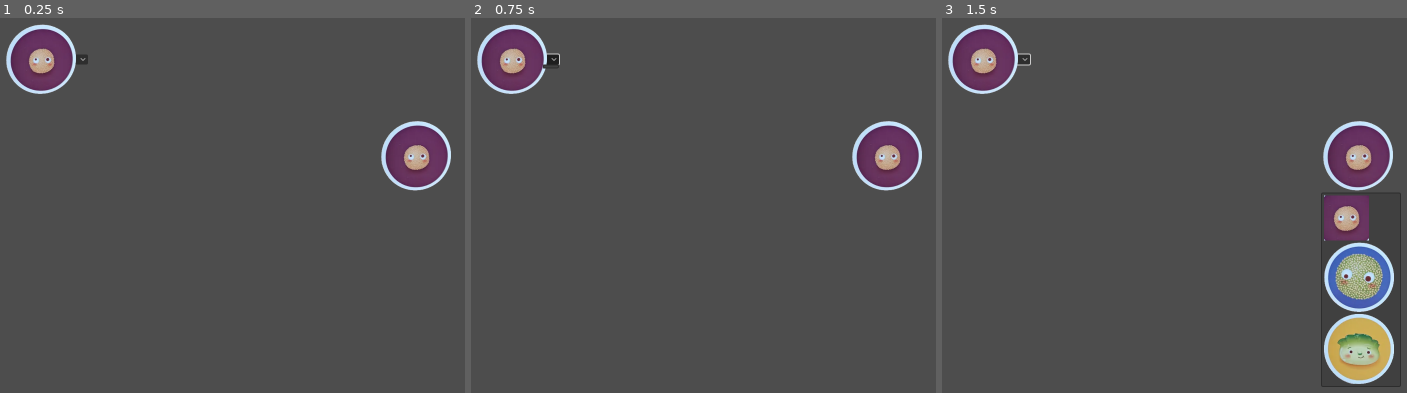
Above: before the commit, frames 1-3 (left to right).
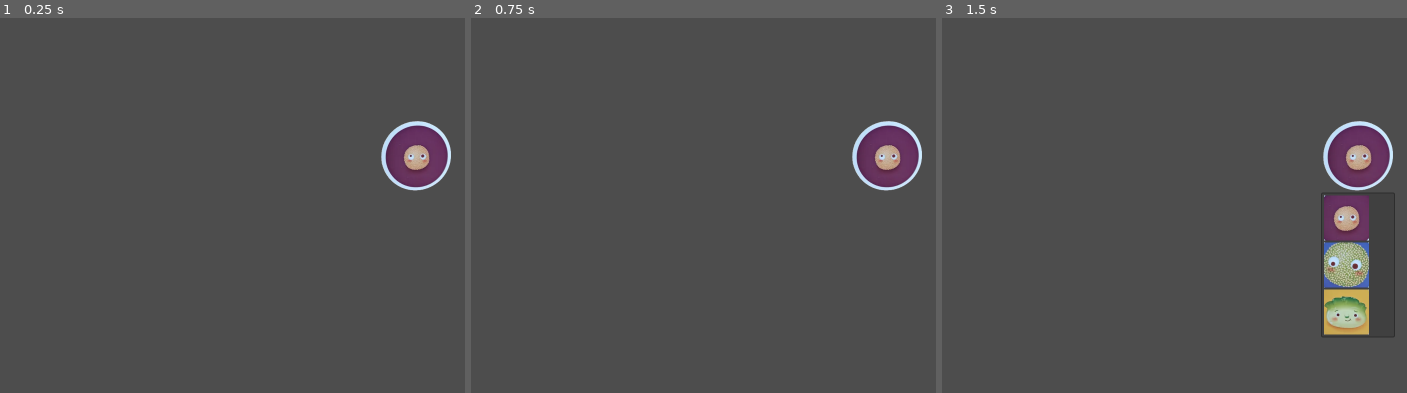
Above: after the commit, the same moments.

Repository: BrandonChang1/CPSC481AIsushidimsum
Game: Godot game, scene res://main.tscn
Same seed, same stepped clock (60 frames per second), same inputs: the game is played once before the commit and once after it.
Inputs (mouse positions are in pixels of both pictures, inside the frame that each line leads up to):
- Up to frame 1 (0.25 s): no input
- Up to frame 2 (0.75 s): click (550, 59) at 0.52 s
- Up to frame 3 (1.5 s): click (1355, 156) at 1.25 s

The runs differ from the first frame. In frame 1, 2.3% of the frame differs, in the area x 1-19%, y 1-21%; in frame 2, 2.3%; in frame 3, 7.1%, in the area x 1-99%, y 1-99%.

Commit message:
a

Diff:
--- a/main.tscn
+++ b/main.tscn
@@ -1,9 +1,9 @@
 [gd_scene load_steps=7 format=3 uid="uid://unrxlwdu170"]
 
-[ext_resource type="Texture2D" uid="uid://cbw7j851kawpy" path="res://images/smallsesameball.png" id="1_tg8bt"]
-[ext_resource type="Texture2D" uid="uid://d2g585c1du0r4" path="res://images/smallsesameball_sq.png" id="2_hj5bs"]
-[ext_resource type="Texture2D" uid="uid://82olq5kicnbb" path="res://images/largesesameball.png" id="2_lvn30"]
-[ext_resource type="Texture2D" uid="uid://cobaeni5n52g6" path="res://images/chivedumpling.png" id="3_ebtc3"]
+[ext_resource type="Texture2D" uid="uid://cbw7j851kawpy" path="res://images/smallsesame.png" id="1_tg8bt"]
+[ext_resource type="Texture2D" uid="uid://d2g585c1du0r4" path="res://images/smallsesame_sq.png" id="2_hj5bs"]
+[ext_resource type="Texture2D" uid="uid://8n1ck68t34y6" path="res://images/largesesame_sq.png" id="3_wolko"]
+[ext_resource type="Texture2D" uid="uid://b05veub2utk4p" path="res://images/chive_sq.png" id="4_wy32f"]
 
 [sub_resource type="GDScript" id="GDScript_pa3jy"]
 script/source = "#the menubuttons should show choices left to right, or in a grid, but whatever
@@ -38,7 +38,7 @@
 # Called when the node enters the scene tree for the first time.
 func _ready() -> void:
 	for n in num_players:
-		items.append([0,0,0,0,0,0,0,0,0])
+		items.append([0,0,0,0,0,0,0,0,0]) # watch out this is a shallow copy. see the abandoned mahjong for more on this.
 
 # Called every frame. 'delta' is the elapsed time since the previous frame.
 func _process(delta: float) -> void:
@@ -63,6 +63,11 @@
 const bowl_index = 0
 var current_item = 0
 
+# should these be exports in the main scene instead?
+var smallsesame_image = preload(\"res://images/smallsesame.png\")
+var largesesame_image = preload(\"res://images/largesesame.png\")
+var chive_image = preload(\"res://images/chive.png\")
+
 signal food_taken(bowl:int,taken:int,revealed:int)
 
 # Called when the node enters the scene tree for the first time.
@@ -75,8 +80,16 @@
 	pass
 
 func _on_item_menu_pressed(id: int):
-	print(\"Bowl \", bowl_index, \" Index \", id , \" selected\")
+	print(\"Bowl \", bowl_index, \" was \", current_item , \" now \", id)
 	food_taken.emit(bowl_index,current_item,id)
+	current_item = id
+	match id:
+		0:
+			set_button_icon(smallsesame_image)
+		1:
+			set_button_icon(largesesame_image)
+		2:
+			set_button_icon(chive_image)
 "
 
 [node name="Control" type="Control"]
@@ -89,15 +102,6 @@
 script = SubResource("GDScript_pa3jy")
 metadata/_edit_lock_ = true
 
-[node name="OptionButton ignore" type="OptionButton" parent="."]
-layout_mode = 0
-offset_left = 158.0
-offset_top = 129.0
-offset_right = 190.0
-offset_bottom = 149.0
-theme_override_icons/icon = ExtResource("1_tg8bt")
-icon_alignment = 2
-
 [node name="MenuButton" type="MenuButton" parent="."]
 layout_mode = 0
 offset_left = 772.0
@@ -109,11 +113,14 @@
 switch_on_hover = true
 item_count = 3
 popup/item_0/icon = ExtResource("2_hj5bs")
-popup/item_1/icon = ExtResource("2_lvn30")
+popup/item_1/icon = ExtResource("3_wolko")
 popup/item_1/id = 1
-popup/item_2/icon = ExtResource("3_ebtc3")
+popup/item_2/icon = ExtResource("4_wy32f")
 popup/item_2/id = 2
 script = SubResource("GDScript_1dx7h")
+popup/item_1/icon = ExtResource("3_wolko")
+popup/item_0/icon = ExtResource("2_hj5bs")
+popup/item_2/icon = ExtResource("4_wy32f")
 metadata/bowl_index = 0
 metadata/current_item = 0
 
Renamed: images/chivedumpling.png -> images/chive.png
Not shown, changed: images/chive.png.import
Binary file added: images/chive_sq.png
Not shown, changed: images/chive_sq.png.import
Renamed: images/largesesameball.png -> images/largesesame.png
Not shown, changed: images/largesesame.png.import
Binary file added: images/largesesame_sq.png
Not shown, added: images/largesesame_sq.png.import
Renamed: images/smallsesameball.png -> images/smallsesame.png
Not shown, added: images/smallsesame.png.import
Renamed: images/smallsesameball_sq.png -> images/smallsesame_sq.png
Not shown, changed: images/smallsesame_sq.png.import
